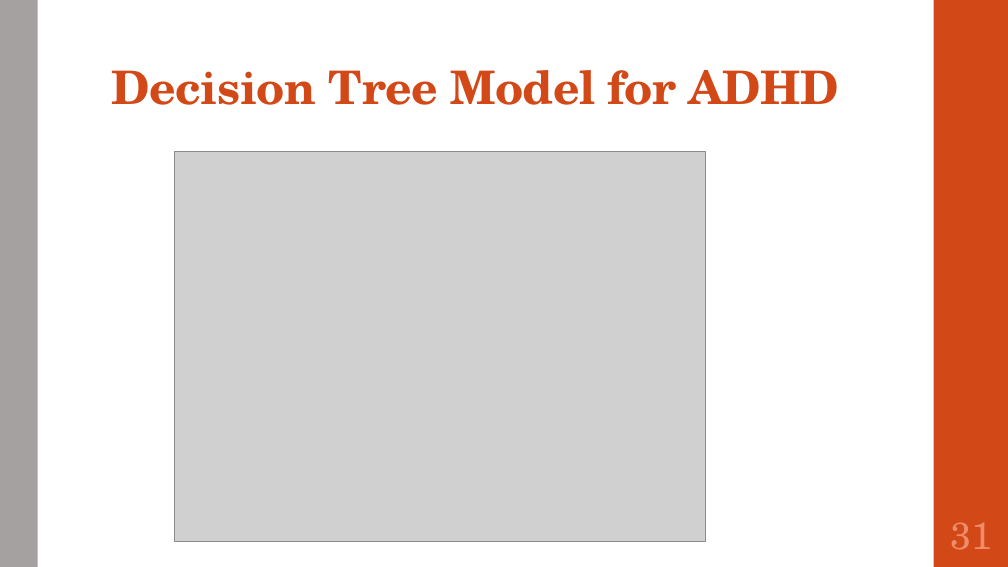
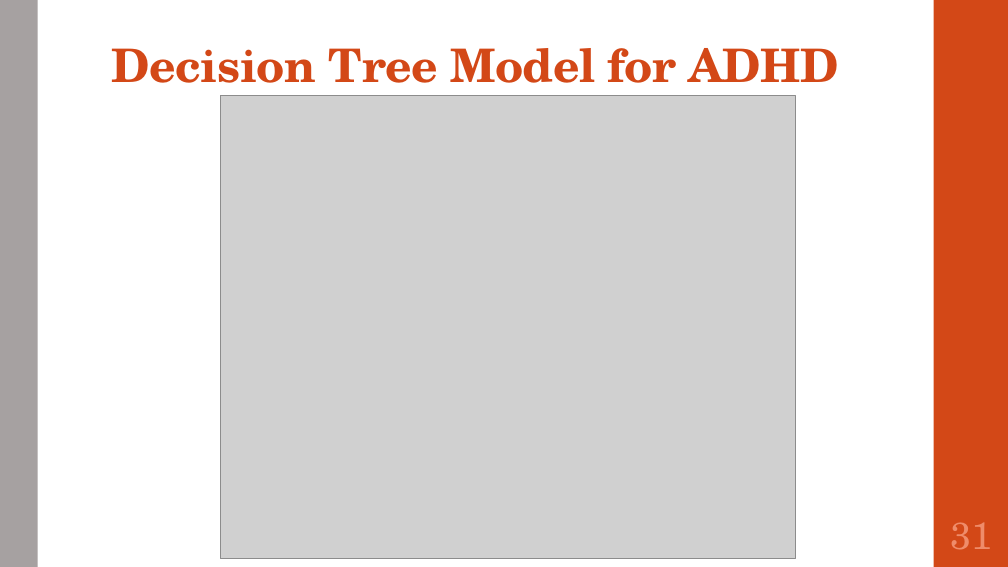
Before and after one commit to SirichandanaSambatur/CADDC, a slide deck: slide 31 of FinalReport.pptx. Drawn at 1008x567 pixels with LibreOffice and Linux fonts; fonts in the diff are those of the drawing; grey boxes stand for pictures. Boxes give left, top, right and bottom in pixels: in the first picture for what was removed or moved away, otherwise in the second. Text is boxed around its words. In the diff, an @@ line names an element or a change of style, - is before the commit and + after.

```diff
--- a/FinalReport.pptx
+++ b/FinalReport.pptx
@@ title "Decision Tree Model for ADHD" rewrapped from [112,70,839,105] to [112,48,839,97] @@
@@ picture: place and size @@
-picture at [175,151,706,541]
+picture at [221,96,796,559]
```
Also in this commit, not shown: 6 other slides changed.
